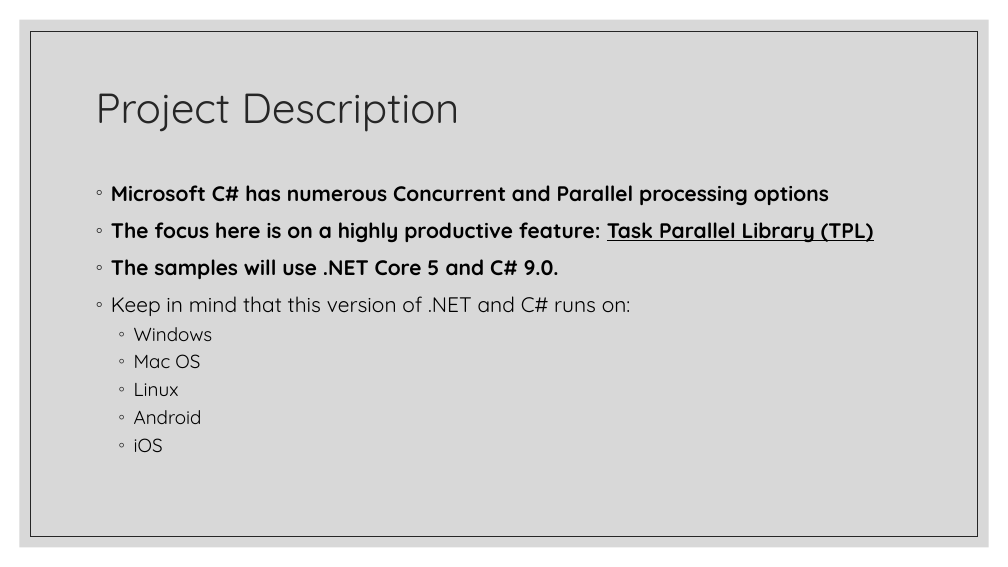
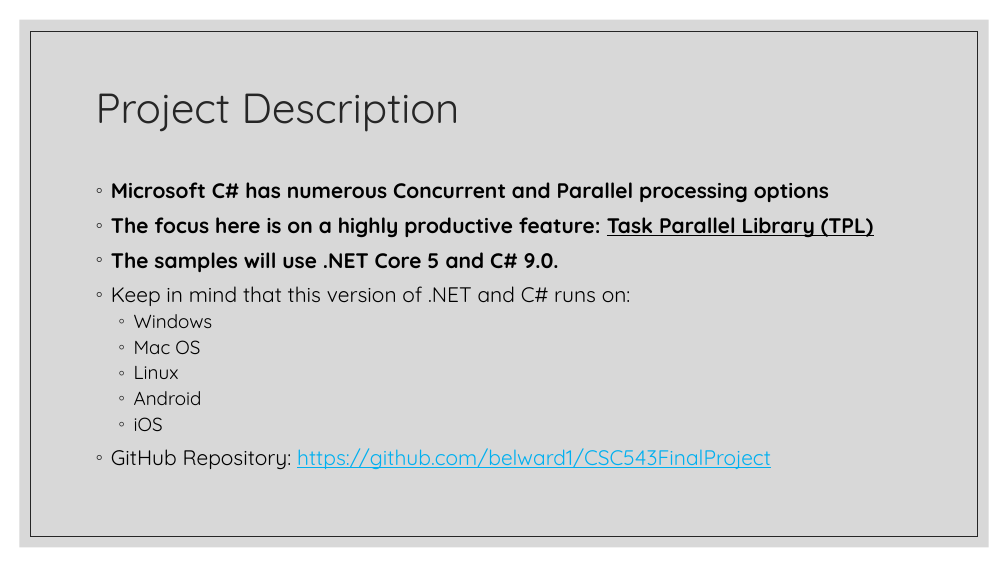
Before and after one commit to belward1/CSC543FinalProject, a slide deck: slide 2 of CSC543FinalProject/CSC 543 - Spring 2021 - Final Project - Bob Elward.pptx. Drawn at 1008x567 pixels with LibreOffice and Linux fonts; fonts in the diff are those of the drawing. Boxes give left, top, right and bottom in pixels: in the first picture for what was removed or moved away, otherwise in the second. Text is boxed around its words. In the diff, an @@ line names an element or a change of style, - is before the commit and + after.

Commit message:
Updated the PowerPoint deck to show reference to the GitHub repository.

```diff
--- a/CSC543FinalProject/CSC 543 - Spring 2021 - Final Project - Bob Elward.pptx
+++ b/CSC543FinalProject/CSC 543 - Spring 2021 - Final Project - Bob Elward.pptx
@@ text at bbox=[111, 182, 874, 431]: line spacing 1.1 to 1; line spacing 1 to 0.9 @@
@@ text at bbox=[111, 448, 771, 469]: paragraph added @@
+◦ GitHub Repository: https://github.com/belward1/CSC543FinalProject
```
